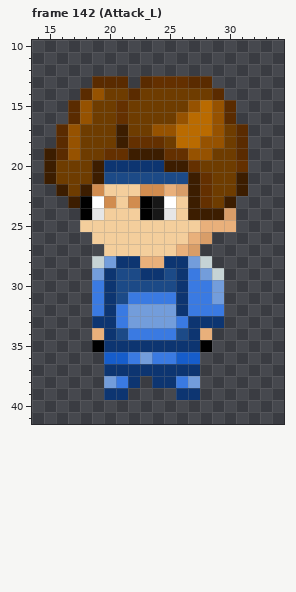
Pixel-art file, stored at Skins/Heat Resistance Armor.aseprite. The picture above is the old version.
48x48 pixels, 176 frames. Colours within 5 levels of each other are drawn and written as one. Shown: frame 142 (Attack_L): x 14..34, y 10..41. The commit also changed other frames, which this record leaves out.
Once edited:
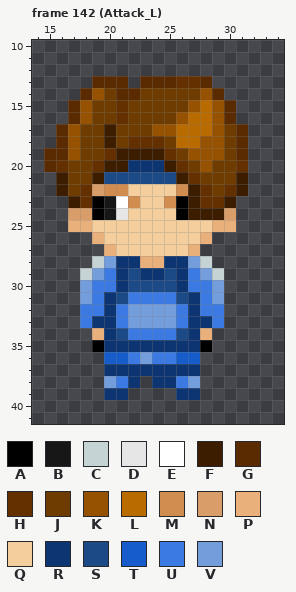
Palette (. is transparent): A #000000  B #171717  C #c6d3d5  D #e6e6e6  E #ffffff  F #3c1d00  G #5a2b00  H #643000  J #6e3c00  K #965200  L #ba6b00  M #d18c4f  N #d89d68  P #e9b07b  Q #f4ce9c  R #0d3571  S #1c4a87  T #165dcb  U #3a7ae2  V #739ddb
Diff:
Frame 142 (Attack_L), layers "Head", "Torso_2":
Colour A replaces colour D in row 24 at x 19.
Colour A replaces colour E in row 23 at x 19.
Colour A replaces colour Q in rows 23 to 24 at x 26.
Colour B replaces colour M in row 23 at x 20.
Colour B replaces colour Q in row 24 at x 20.
Colour C is added in row 29 at x 18.
Colour D replaces colour Q in row 24 at x 21.
Colour E replaces colour Q in row 23 at x 21.
Colour F replaces colour H in row 19 at x 21.
Colour F replaces colour J in rows 17 to 18 at x 20; in row 21 at x 16.
Colour F replaces colour R in row 20 at x 20 to 21.
Colour F replaces colour S in row 21 at x 26.
Colour G replaces colour F in rows 19 to 20 at x 15.
Colour G replaces colour H in row 13 at x 24 to 25.
Colour G replaces colour J in row 14 at x 21.
Colour H replaces colour A in row 23 at x 18.
Colour H replaces colour F in row 20 at x 19 and 26; in row 21 at x 27; in row 22 at x 18.
Colour H replaces colour G in row 13 at x 27.
Colour H replaces colour J in row 20 at x 16; in row 22 at x 30; in row 23 at x 29.
Colour J replaces colour F in rows 17 to 18 at x 21.
Colour J replaces colour H in row 19 at x 26; in row 20 at x 27; in row 21 at x 28.
Colour K replaces colour J in row 14 at x 28; in row 19 at x 29; in row 20 at x 28.
Colour M replaces colour E in row 23 at x 25.
Colour M replaces colour N in row 22 at x 26.
Colour M replaces colour Q in row 22 at x 20 to 21.
Colour N is added in row 24 at x 17.
Colour N replaces colour A in row 24 at x 18.
Colour N replaces colour M in row 22 at x 19.
Colour P is added in row 25 at x 17.
Colour P replaces colour N in row 26 at x 28; in row 27 at x 27.
Colour P replaces colour Q in row 25 at x 18; in row 26 at x 19; in row 27 at x 20.
Colour Q replaces colour A in rows 23 to 24 at x 23.
Colour Q replaces colour B in rows 23 to 24 at x 24.
Colour Q replaces colour D in row 24 at x 25.
Colour Q replaces colour M in row 22 at x 23 to 24.
Colour Q replaces colour P in row 22 at x 25; in row 25 at x 28; in row 26 at x 27; in row 27 at x 26.
Colour R replaces colour S in rows 29 to 30 at x 21.
Colour R replaces colour U in rows 31 to 32 at x 27.
Colour S replaces colour R in row 31 at x 26.
Colour U is added in rows 32 to 33 at x 18.
Colour U replaces colour R in rows 29 to 30 at x 20; in row 32 at x 26; in row 33 at x 29.
Colour V is added in rows 30 to 31 at x 18.
The author cleared colour F in row 21 at x 15.
Where, in picture pixels (left, top, right, bottom), the same in both pictures:
changed: (44, 76, 236, 328)
